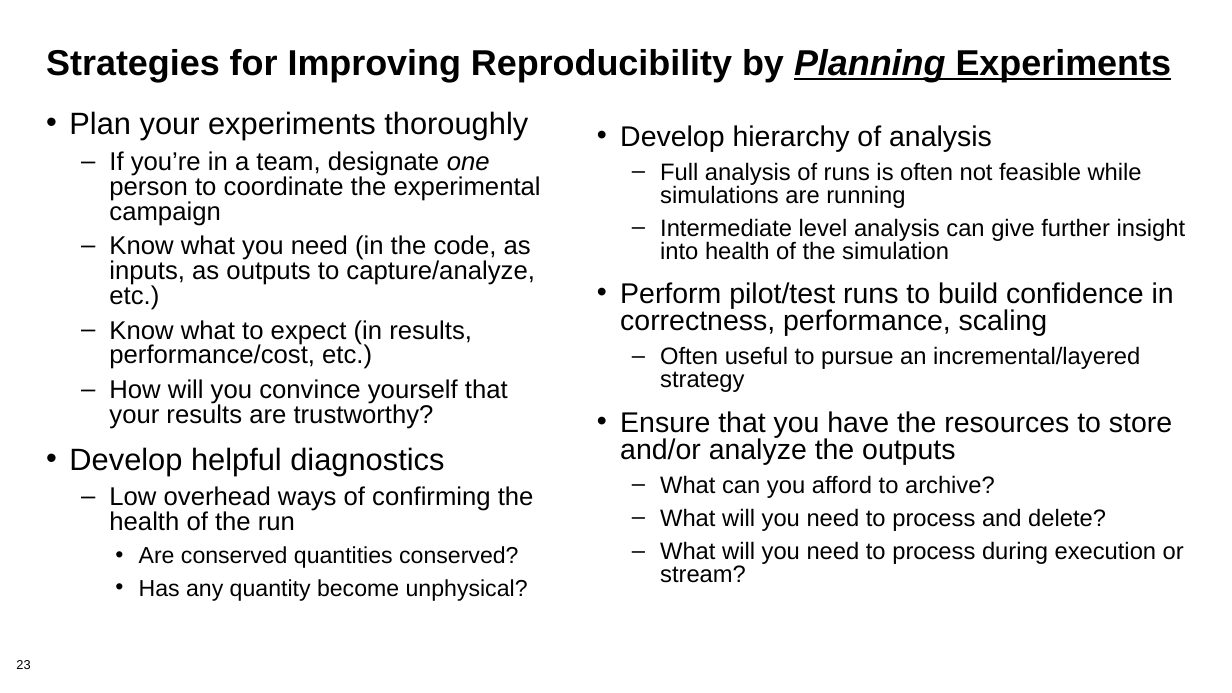
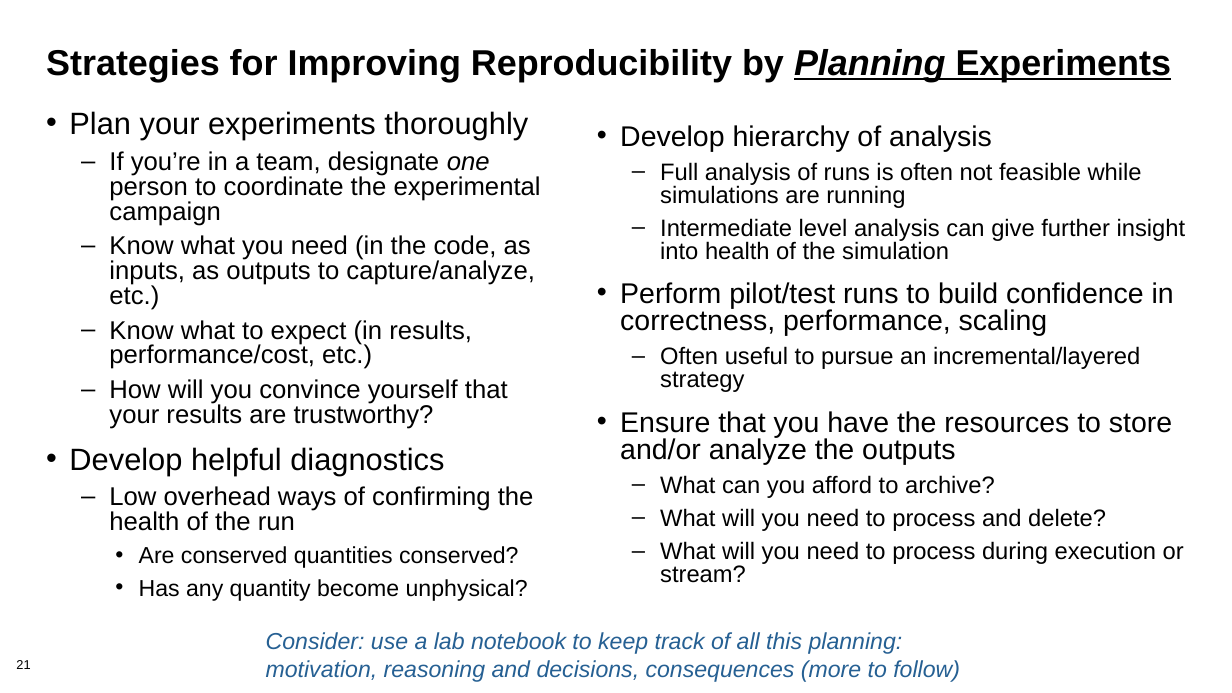
Before and after one commit to bssw-tutorial/presentations, a slide deck: slide 21 of repro-notebooks.pptx (slide 23 before the commit). Drawn at 1232x693 pixels with LibreOffice and Linux fonts; fonts in the diff are those of the drawing. Boxes give left, top, right and bottom in pixels: in the first picture for what was removed or moved away, otherwise in the second. Text is boxed around its words. In the diff, an @@ line names an element or a change of style, - is before the commit and + after.

Commit message:
Refinements to repro-notebooks presentation

```diff
--- a/repro-notebooks.pptx
+++ b/repro-notebooks.pptx
@@ text added at bbox=[266, 632, 960, 682], 18 pt, text #266093, italic @@
+Consider: use a lab notebook to keep track of all this planning: motivation, reasoning and decisions, consequences (more to follow)
@@ page number at bbox=[16, 660, 30, 669]: text changed @@
-23
+21
```
Also in this commit, not shown: 14 other slides changed, 5 slides removed.
